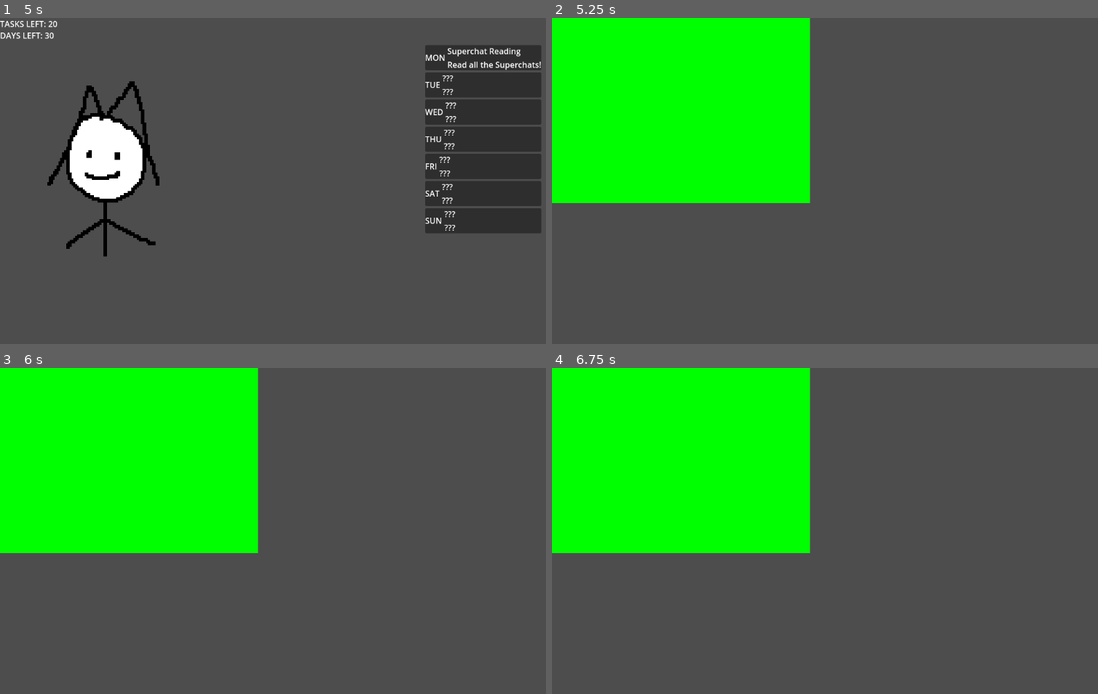
Above: before the commit, frames 1-4 (two rows, left to right).
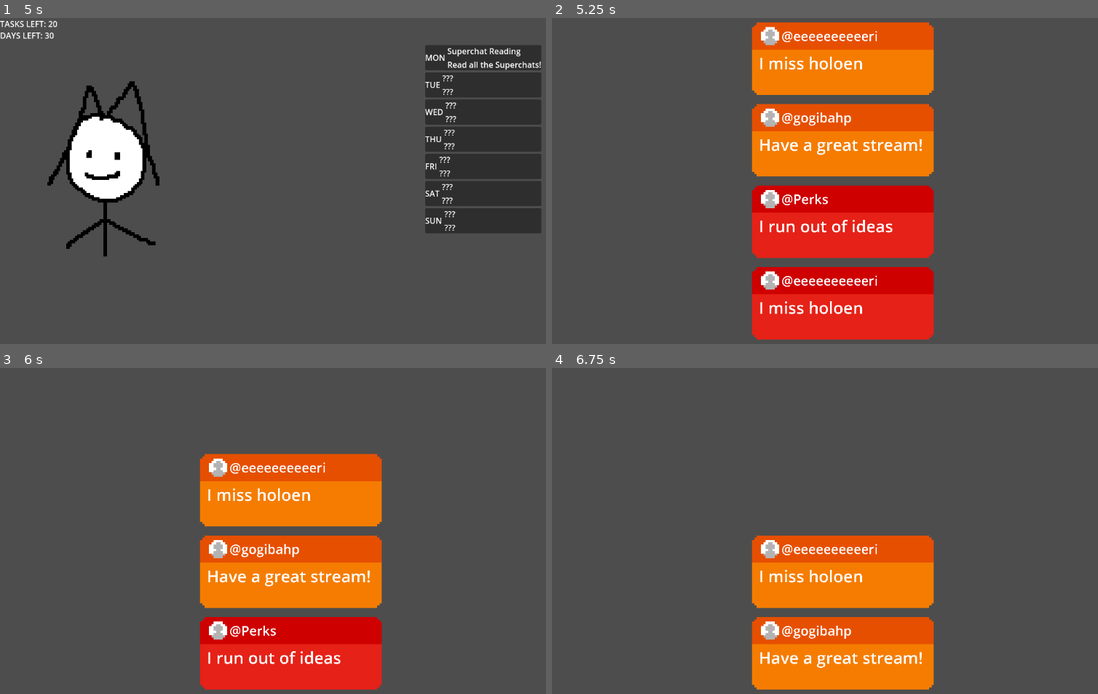
Above: after the commit, the same moments.

Repository: eeeeeeri/holojam-7
Game: Godot game, scene res://Scenes/Schedule/main.tscn
Same seed, same stepped clock (60 frames per second), same inputs: the game is played once before the commit and once after it.
Inputs (mouse positions are in pixels of both pictures, inside the frame that each line leads up to):
- Up to frame 1 (5 s): move the mouse to (420, 164) at 0.52 s; click (420, 164) at 0.6 s; tap Enter at 1.25 s; move the mouse to (174, 197) at 1.27 s; click (174, 197) at 1.35 s; move the mouse to (349, 109) at 2.02 s; click (349, 109) at 2.1 s; move the mouse to (262, 246) at 2.77 s; click (262, 246) at 2.85 s; move the mouse to (464, 229) at 3.52 s; click (464, 229) at 3.6 s; tap Space at 4.25 s; move the mouse to (114, 132) at 4.27 s; click (114, 132) at 4.35 s
- Up to frame 2 (5.25 s): move the mouse to (874, 181) at 5.02 s; click (874, 181) at 5.1 s
- Up to frame 3 (6 s): tap Enter at 5.75 s; move the mouse to (202, 449) at 5.77 s; click (202, 449) at 5.85 s
- Up to frame 4 (6.75 s): tap Space at 6.5 s; move the mouse to (972, 514) at 6.52 s; click (972, 514) at 6.6 s

Frame 1 is identical in both runs. In frame 2, 51% of the frame differs, in the area x 0-70%, y 0-99%; in frame 3, 46%; in frame 4, 41%.

Commit message:
feat: superchat minigame

Diff:
--- /dev/null
+++ b/Scenes/Minigames/SuperchatReading/superchat.tscn
@@ -0,0 +1,30 @@
+[gd_scene load_steps=4 format=3 uid="uid://d16ukgas0boul"]
+
+[ext_resource type="Texture2D" uid="uid://da2k8w8bed42v" path="res://Assets/Sprites/SuperchatReading/sc.png" id="1_n3r31"]
+[ext_resource type="Script" uid="uid://rlegdc2rsvjl" path="res://Scripts/superchat.gd" id="2_7xgsu"]
+
+[sub_resource type="LabelSettings" id="LabelSettings_n3r31"]
+font_size = 72
+
+[node name="Superchat" type="Sprite2D"]
+texture = ExtResource("1_n3r31")
+hframes = 5
+script = ExtResource("2_7xgsu")
+
+[node name="Username" type="Label" parent="."]
+offset_left = -27.0
+offset_top = -14.0
+offset_right = 504.0
+offset_bottom = 85.0
+scale = Vector2(0.08, 0.08)
+text = "NAME"
+label_settings = SubResource("LabelSettings_n3r31")
+
+[node name="Message" type="Label" parent="."]
+offset_left = -37.0
+offset_top = -3.0
+offset_right = 289.0
+offset_bottom = 96.0
+scale = Vector2(0.1, 0.1)
+text = "MESSAGE"
+label_settings = SubResource("LabelSettings_n3r31")
--- a/Scenes/Minigames/SuperchatReading/superchat_reading.tscn
+++ b/Scenes/Minigames/SuperchatReading/superchat_reading.tscn
@@ -11,12 +11,11 @@
 [node name="Control" type="Node2D" parent="."]
 script = ExtResource("2_31min")
 
-[node name="ColorRect" type="ColorRect" parent="Control"]
-offset_right = 511.0
-offset_bottom = 368.0
-color = Color(1, 0, 0, 1)
-
 [node name="EndTimer" type="Timer" parent="."]
 wait_time = 2.0
 one_shot = true
 autostart = true
+
+[node name="Camera2D" type="Camera2D" parent="."]
+position = Vector2(0, -54)
+zoom = Vector2(4.5, 4.5)
--- a/Scripts/main.gd
+++ b/Scripts/main.gd
@@ -50,4 +50,5 @@
 
 
 func _on_next_minigame_timeout() -> void:
+	Globals.last_minigame_won = false
 	get_tree().change_scene_to_file(Globals.current_minigame.scene_file)
--- a/Scripts/sc_reading.gd
+++ b/Scripts/sc_reading.gd
@@ -1,8 +1,22 @@
 extends Node2D
 
-@onready var color_rect: ColorRect = $ColorRect
+const SUPERCHAT = preload("uid://d16ukgas0boul")
+
+var superchats = []
+var sc_num = 0
+var read = 0
+
+func _ready() -> void:
+	sc_num = randi_range(3,8)
+
+	for i in range(sc_num):
+		var new_superchat := SUPERCHAT.instantiate()
+		new_superchat.position.y = (sc_num - i - 1) * -36
+		add_child(new_superchat)
+		superchats.append(new_superchat)
 
 func _process(delta: float) -> void:
 	if Input.is_action_just_pressed("left_mouse"):
-		color_rect.color = Color.GREEN
-		Globals.last_minigame_won = true
+		read += 1
+		if read >= sc_num:
+			Globals.last_minigame_won = true
--- /dev/null
+++ b/Scripts/superchat.gd
@@ -0,0 +1,30 @@
+extends Sprite2D
+
+const usernames = [
+	"@eeeeeeeeeeri",
+	"@Perks",
+	"@gogibahp",
+	"@isaidmaybe",
+	"@EatingMikeTysonsAss",
+]
+
+const messages = [
+	"I miss holoen",
+	"I love your streams Kronii!",
+	"Otsu~!",
+	"Have a great stream!",
+	"Have my life savings",
+	"I run out of ideas"
+]
+
+@onready var username: Label = $Username
+@onready var message: Label = $Message
+
+func _ready() -> void:
+	frame = randi_range(0,4)
+	username.text = usernames.pick_random()
+	message.text = messages.pick_random()
+
+func _process(delta: float) -> void:
+	if Input.is_action_just_pressed("left_mouse"):
+		position.y += 36
Binary file added: Assets/Sprites/Kronii/default.png
Not shown, added: Assets/Sprites/Kronii/default.png.import
Binary file added: Assets/Sprites/SuperchatReading/sc.png
Not shown, added: Assets/Sprites/SuperchatReading/sc.png.import
Not shown, added: Scripts/superchat.gd.uid
